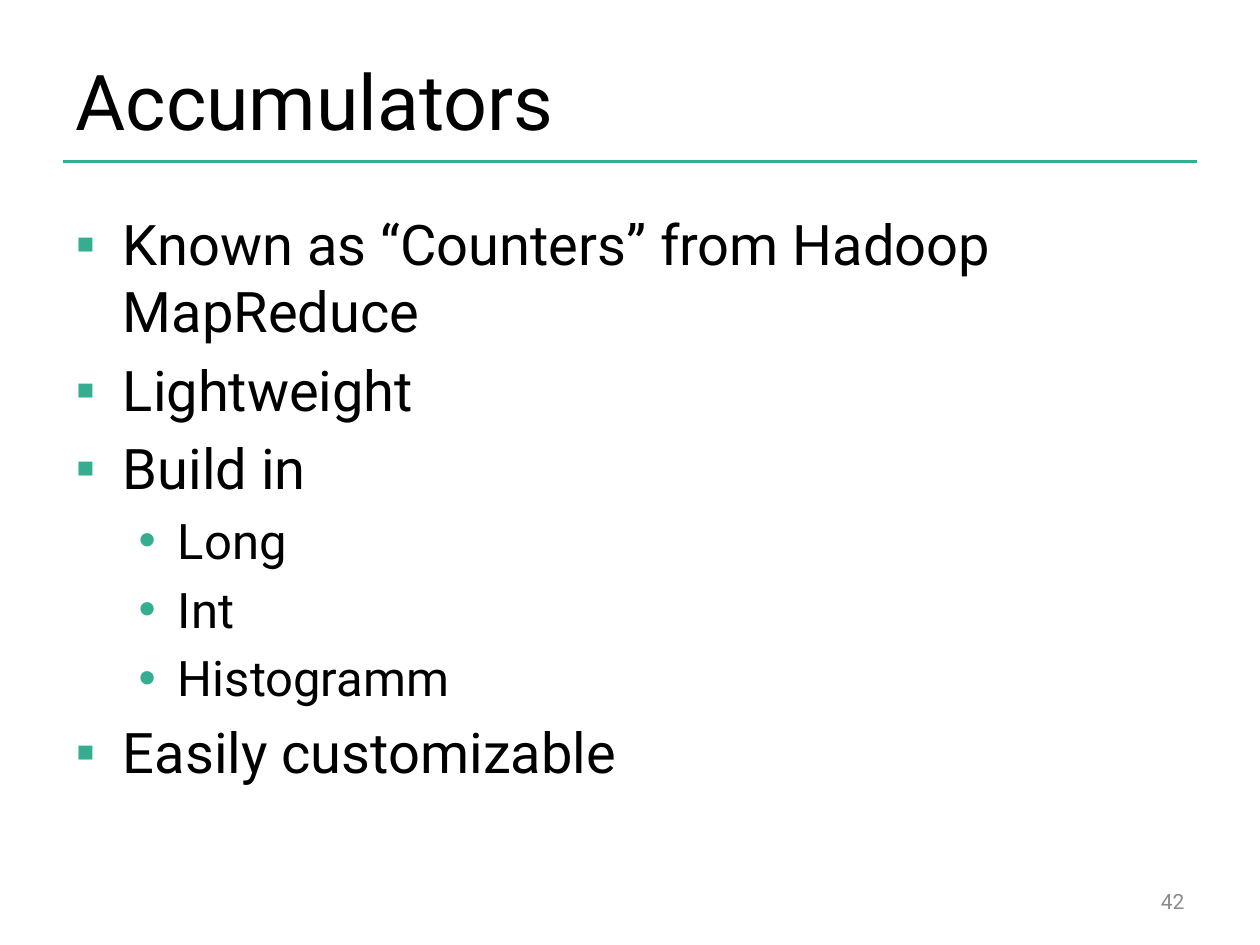
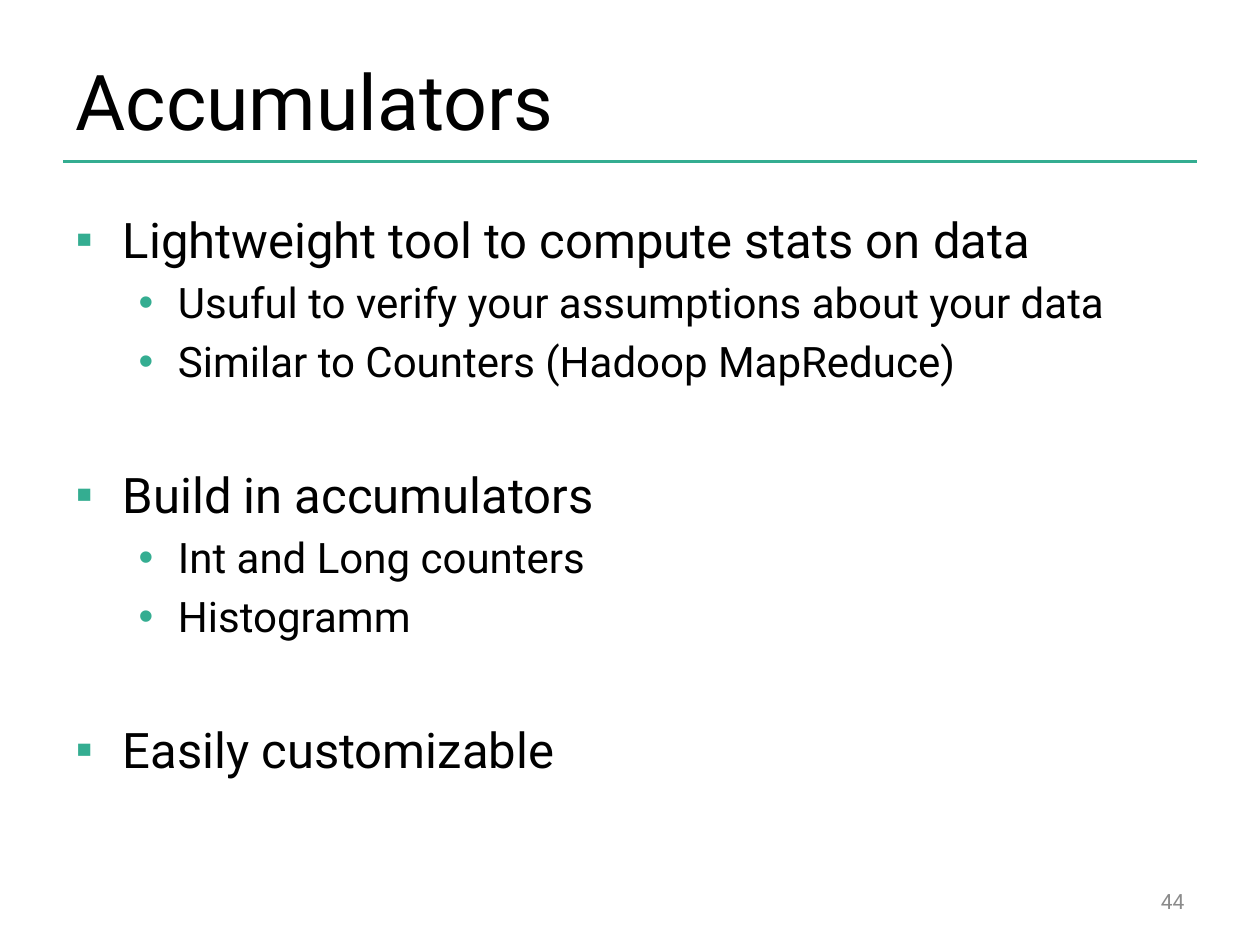
Before and after one commit to dataArtisans/flink-training-web, a slide deck: slide 44 of slides/flink_batch_advanced.pptx (slide 42 before the commit). Drawn at 1260x945 pixels with LibreOffice and Linux fonts; fonts in the diff are those of the drawing; background and template pictures are left out. Boxes give left, top, right and bottom in pixels: in the first picture for what was removed or moved away, otherwise in the second. Text is boxed around its words. In the diff, an @@ line names an element or a change of style, - is before the commit and + after.

```diff
--- a/slides/flink_batch_advanced.pptx
+++ b/slides/flink_batch_advanced.pptx
@@ text at bbox=[123, 221, 1104, 582]: text changed; size 32 to 24 pt @@
-▪ Known as “Counters” from Hadoop MapReduce
-▪ Lightweight
-▪ Build in
-  • Long
-  • Int
+▪ Lightweight tool to compute stats on data
+  • Usuful to verify your assumptions about your data
+  • Similar to Counters (Hadoop MapReduce)
+▪ Build in accumulators
+  • Int and Long counters
@@ text at bbox=[123, 601, 554, 779]: size 28 to 24 pt in "Histogramm"; size 32 to 28 pt in "Easily customizable" @@
@@ page number at bbox=[1161, 894, 1185, 909]: text changed @@
-42
+44
```
Also in this commit, not shown: 10 other slides changed, 10 slides added, 7 slides removed.
